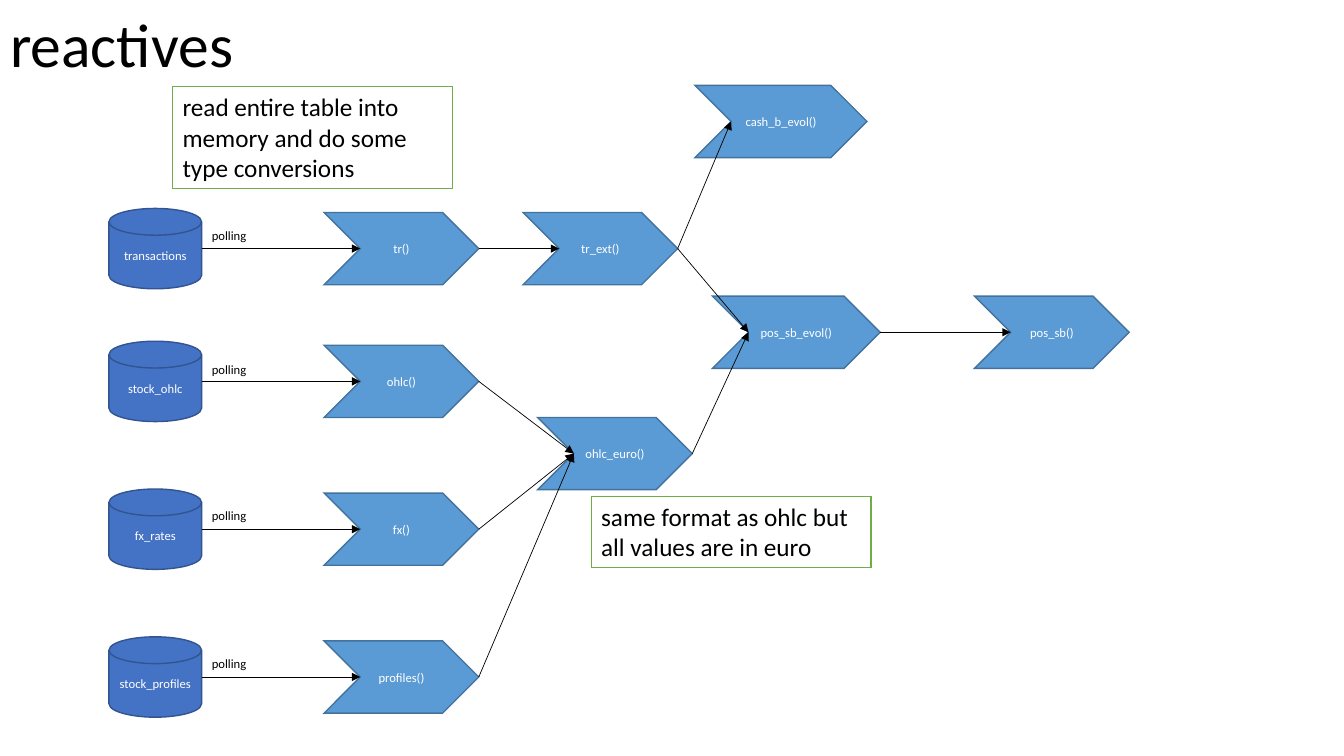
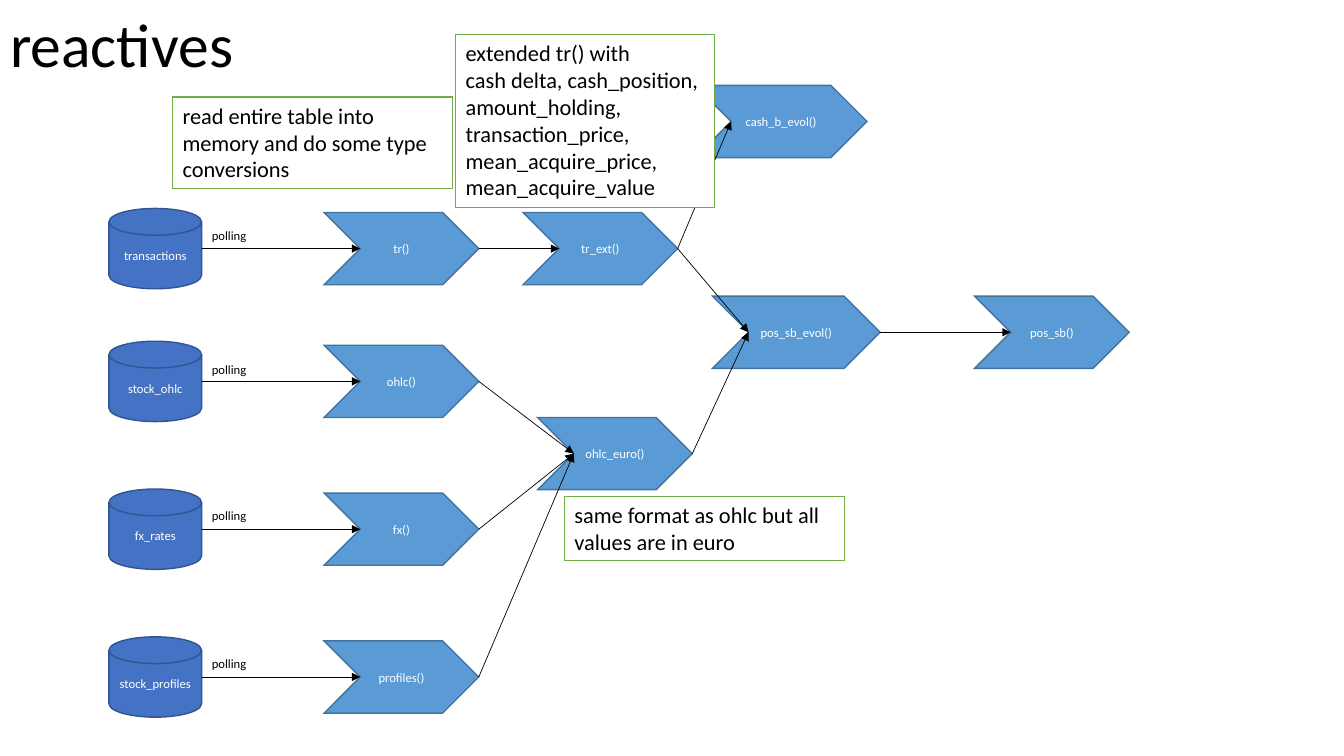
Before and after one commit to jorritvm/stocks_dashboard, a slide deck: slide 23 of doc/stock_dashboard_documentation.pptx (slide 24 before the commit). Drawn at 1344x756 pixels with LibreOffice and Linux fonts; fonts in the diff are those of the drawing. Boxes give left, top, right and bottom in pixels: in the first picture for what was removed or moved away, otherwise in the second. Text is boxed around its words. In the diff, an @@ line names an element or a change of style, - is before the commit and + after.

```diff
--- a/doc/stock_dashboard_documentation.pptx
+++ b/doc/stock_dashboard_documentation.pptx
@@ rectangle added at [456,34,715,208], fill #FFFFFF, outline #70AD47 1 pt, 16 pt, text #000000 @@
+extended tr() with
+cash delta, cash_position, amount_holding, transaction_price, mean_acquire_price,
+mean_acquire_value
@@ rectangle "read entire table into memory ...": place and size @@
-rectangle "read entire table into memory ..." at [172,87,453,189]
+rectangle "read entire table into memory ..." at [172,97,453,189]
@@ rectangle "read entire table into memory ..." at [172,97,453,189]: size 18 to 16 pt @@
@@ rectangle "same format as ohlc but ..." at [565,496,845,561]: size 18 to 16 pt @@
@@ rectangle "same format as ohlc but ...": place and size @@
-rectangle "same format as ohlc but ..." at [592,496,872,568]
+rectangle "same format as ohlc but ..." at [565,496,845,561]
```
Also in this commit, not shown: 2 other slides changed, 1 slide removed, 4 other files.
